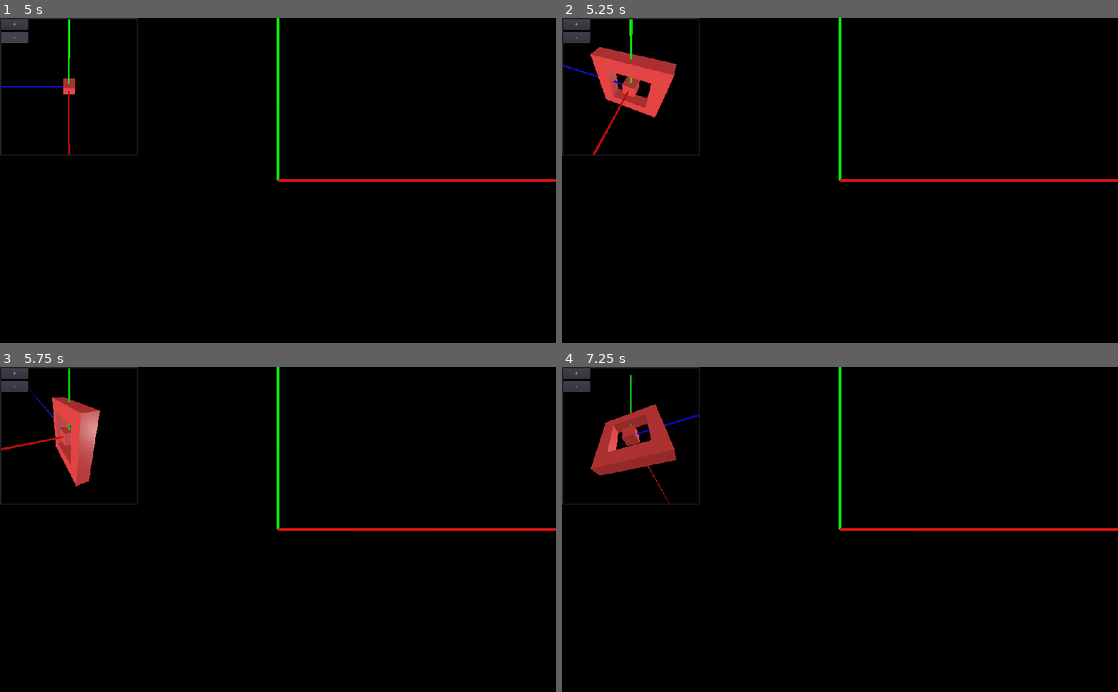
Above: before the commit, frames 1-4 (two rows, left to right).
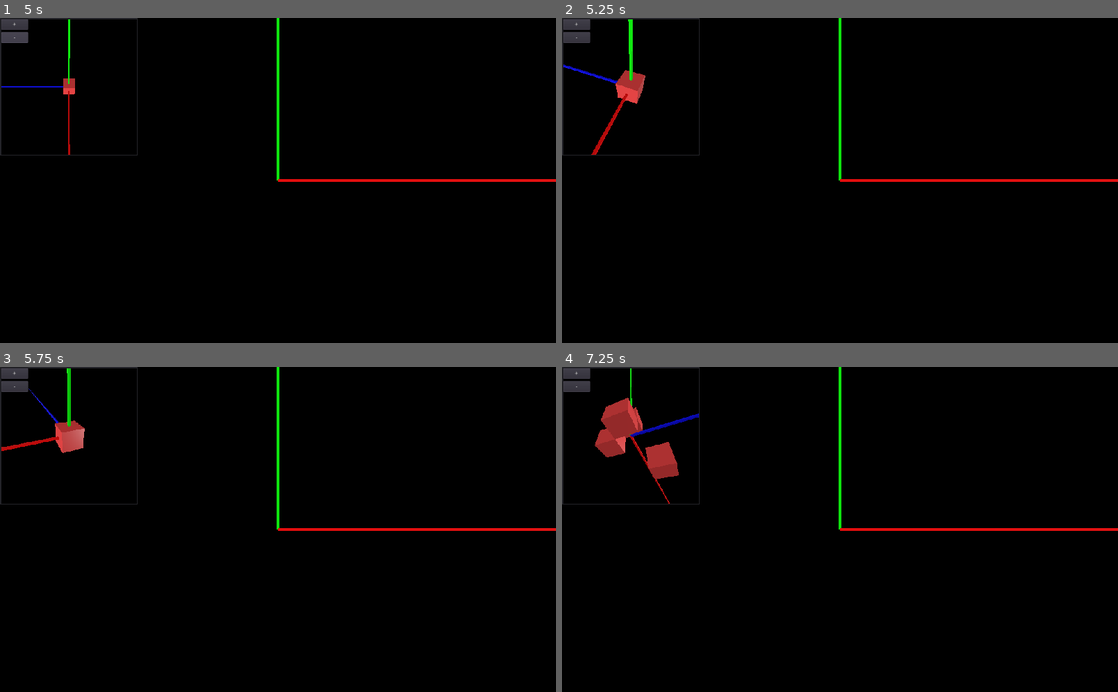
Above: after the commit, the same moments.

Repository: voxelv/blockbeat
Game: Godot game, scene res://main/main.tscn
The game is run twice, just before and just after one commit, with the same random seed, the same clock (stepped at 60 frames per second) and the same inputs.
Inputs (mouse positions are in pixels of both pictures, inside the frame that each line leads up to):
- Up to frame 1 (5 s): click "+" at 0.5 s; click "-" at 1.25 s; click "+" at 2 s; click "-" at 2.75 s; click "+" at 3.5 s; click "-" at 4.25 s
- Up to frame 2 (5.25 s): tap Enter (ui_accept) at 5, 5.1 s; move the mouse to (962, 164) at 5.02 s; click (962, 164) at 5.17 s
- Up to frame 3 (5.75 s): tap Enter (ui_accept) at 5.27, 5.57 s
- Up to frame 4 (7.25 s): move the mouse to (728, 545) at 5.77 s; tap Down (cam_down) at 5.85 s; click (728, 545) at 5.92 s; tap Enter (ui_accept) at 6.02, 6.05, 6.32, 6.8 s; move the mouse to (895, 458) at 6.52 s; hold Left (cam_left) from 6.53 s (still down); click (895, 458) at 6.67 s

Frame 1 is identical in both runs. In frame 2, 2.0% of the frame differs, in the area x 0-21%, y 0-43%; in frame 3, 1.5%; in frame 4, 2.2%, in the area x 5-25%, y 0-43%.

Commit message:
brute force it...

Diff:
--- a/src/main/main.gd
+++ b/src/main/main.gd
@@ -21,7 +21,7 @@
 
 func next_shape():
 #	var size = shapes_lib.SIZE.values()[randi() % (shapes_lib.SIZE.keys().size()-1) + 1]
-	var size = shapes_lib.SIZE.FIVE
+	var size = shapes_lib.SIZE.THREE
 	var shape_list = shapes_lib.shapes[size]
 	var shape_data = shape_list[shape_list.keys()[randi() % len(shape_list.keys())]]
 	goal_shape.set_shape(shape_data)
--- a/src/util/autoload/shapes_lib.gd
+++ b/src/util/autoload/shapes_lib.gd
@@ -19,7 +19,7 @@
 #	4: [[0, 1, -1],[-1, 1, 0],[-1, -1, 0],[0, -1, -1],[1, 0, -1],[-1, 0, -1],[-1, 0, 1],[1, 0, 1],[1, 1, 0],[0, 1, 1],[1, -1, 0],[0, -1, 1]],
 #	5: [[-1, -1, -1],[1, -1, -1],[1, -1, 1],[-1, -1, 1],[1, 1, -1],[-1, 1, 1],[1, 1, 1],[-1, 1, -1]],
 #	6: [[1, 0, -1],[-1, 0, -1],[1, 0, 1],[-1, 0, 1],[0, 1, 0],[0, -1, 0]],
-#	7: [[0, 1, 0],[-1, 0, 0],[0, 0, -1],[1, -1, 1]],
+	7: [[0, 1, 0],[-1, 0, 0],[0, 0, -1],[1, -1, 1]],
 #	8: [[1, -1, 1],[-1, 0, -1],[0, 1, -1],[-1, 1, 0],[-1, 1, -1],[1, -1, 0],[1, 0, 1],[0, -1, 1]],
 #	9: [[-1, 0, 0],[0, -1, 0],[1, 0, 0],[0, 0, 0],[0, 1, 0]],
 }
@@ -27,7 +27,7 @@
 var _shapes_5 = {
 #	0: [[-1, 0, 0],[0, -1, 0],[1, 0, 0],[0, 0, 0],[0, 1, 0],[0, 0, 1],[0, 0, 2],[2, 0, 0],[0, 0, -1],[0, 0, -2],[0, -2, 0],[-2, 0, 0],[0, 2, 0]],
 #	1: [[0, 0, 2],[2, 0, 0],[0, 0, -2],[0, -2, 0],[0, 2, 0],[2, 0, 2],[2, 0, -2],[-2, 0, -2],[-2, 0, 0],[-2, 0, 2]],
-	2: [[0, 0, 2],[0, 0, -2],[0, -2, 0],[0, 2, 0],[0, 0, 0],[0, 2, 1],[0, 2, 2],[0, 1, 2],[0, 2, -1],[0, 2, -2],[0, 1, -2],[0, -1, 2],[0, -2, 2],[0, -2, 1],[0, -2, -1],[0, -1, -2],[0, -2, -2]],
+#	2: [[0, 0, 2],[0, 0, -2],[0, -2, 0],[0, 2, 0],[0, 0, 0],[0, 2, 1],[0, 2, 2],[0, 1, 2],[0, 2, -1],[0, 2, -2],[0, 1, -2],[0, -1, 2],[0, -2, 2],[0, -2, 1],[0, -2, -1],[0, -1, -2],[0, -2, -2]],
 #	3: [[0, 0, 2],[0, 0, -2],[0, -2, 0],[0, 2, 0],[0, 2, 1],[0, 1, 2],[0, 2, -1],[0, 1, -2],[0, -1, 2],[0, -2, 1],[0, -2, …(215 unchanged characters)…
 #	4: [[0, 0, 0],[0, -2, 0],[0, 2, 0],[0, 1, 0],[-1, 1, 0],[1, 1, 0],[0, -1, 0]],
 #	5: [[-1, 2, 0],[1, 2, 0],[-2, -1, 0],[-1, -2, 0],[0, -2, 0],[1, -2, 0],[2, -1, 0],[-1, 1, 0],[1, 1, 0]],
@@ -53,7 +53,7 @@
 #var shapes_9 = {}
 
 var shapes = {
-	SIZE.NONE:[[]],
+	SIZE.NONE:{0:[]},
 	SIZE.THREE:_shapes_3,
 	SIZE.FIVE:_shapes_5,
 	SIZE.SEVEN: _shapes_7,
@@ -71,15 +71,30 @@
 		var p1 = [ pos1[COORD.X], pos1[COORD.Y],  pos1[COORD.Z]]
 		var p2 = [ pos1[COORD.X], pos1[COORD.Y], -pos1[COORD.Z]]
 		var p3 = [-pos1[COORD.X], pos1[COORD.Y],  pos1[COORD.Z]]
-		var p4 = [ pos1[COORD.Z], pos1[COORD.Y],  pos1[COORD.X]]
-		var b1 = p1 in shape2
-		var b2 = p2 in shape2
-		var b3 = p3 in shape2
-		var b4 = p4 in shape2
+		var p4 = [-pos1[COORD.X], pos1[COORD.Y], -pos1[COORD.Z]]
+		var p5 = [ pos1[COORD.Z], pos1[COORD.Y],  pos1[COORD.X]]
+		var p6 = [ pos1[COORD.Z], pos1[COORD.Y], -pos1[COORD.X]]
+		var p7 = [-pos1[COORD.Z], pos1[COORD.Y],  pos1[COORD.X]]
+		var p8 = [-pos1[COORD.Z], pos1[COORD.Y], -pos1[COORD.X]]
+		var b1 = pos_in_shape(p1, shape2)
+		var b2 = pos_in_shape(p2, shape2)
+		var b3 = pos_in_shape(p3, shape2)
+		var b4 = pos_in_shape(p4, shape2)
+		var b5 = pos_in_shape(p5, shape2)
+		var b6 = pos_in_shape(p6, shape2)
+		var b7 = pos_in_shape(p7, shape2)
+		var b8 = pos_in_shape(p8, shape2)
 
-		if not (b1 or b2 or b3 or b4):
+		if not (b1 or b2 or b3 or b4 or b5 or b6 or b7 or b8):
 			matched = false
 			break
-		print("MATCH" if matched else "MISMATCH")
-		print("----------")
 	return matched
+
+func pos_in_shape(pos:Array, shape:Array):
+	var in_shape = false
+	var found_point:Array
+	for p in shape:
+		if p[COORD.X] == pos[COORD.X] and p[COORD.Y] == pos[COORD.Y] and p[COORD.Z] == pos[COORD.Z]:
+			in_shape = true
+			found_point = p
+	return(in_shape)
